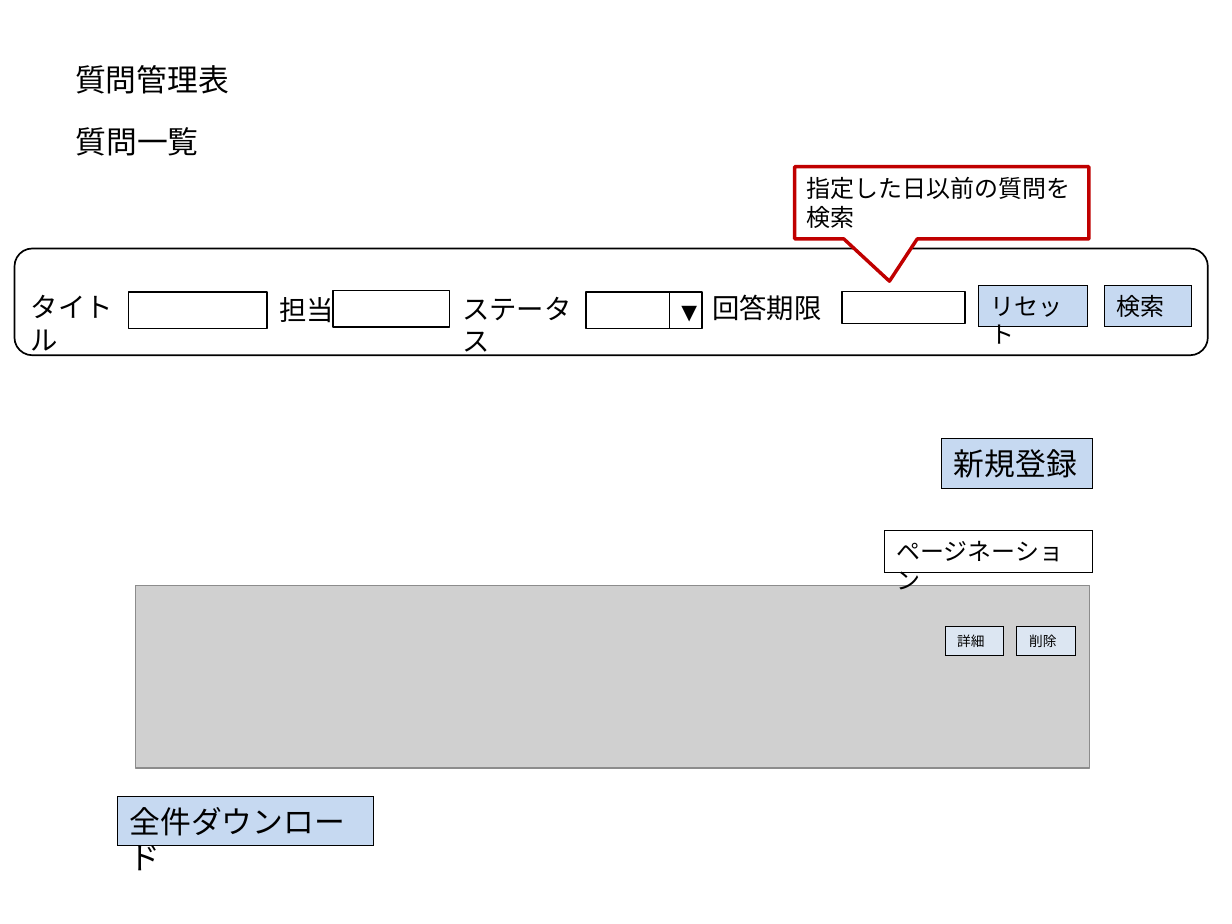
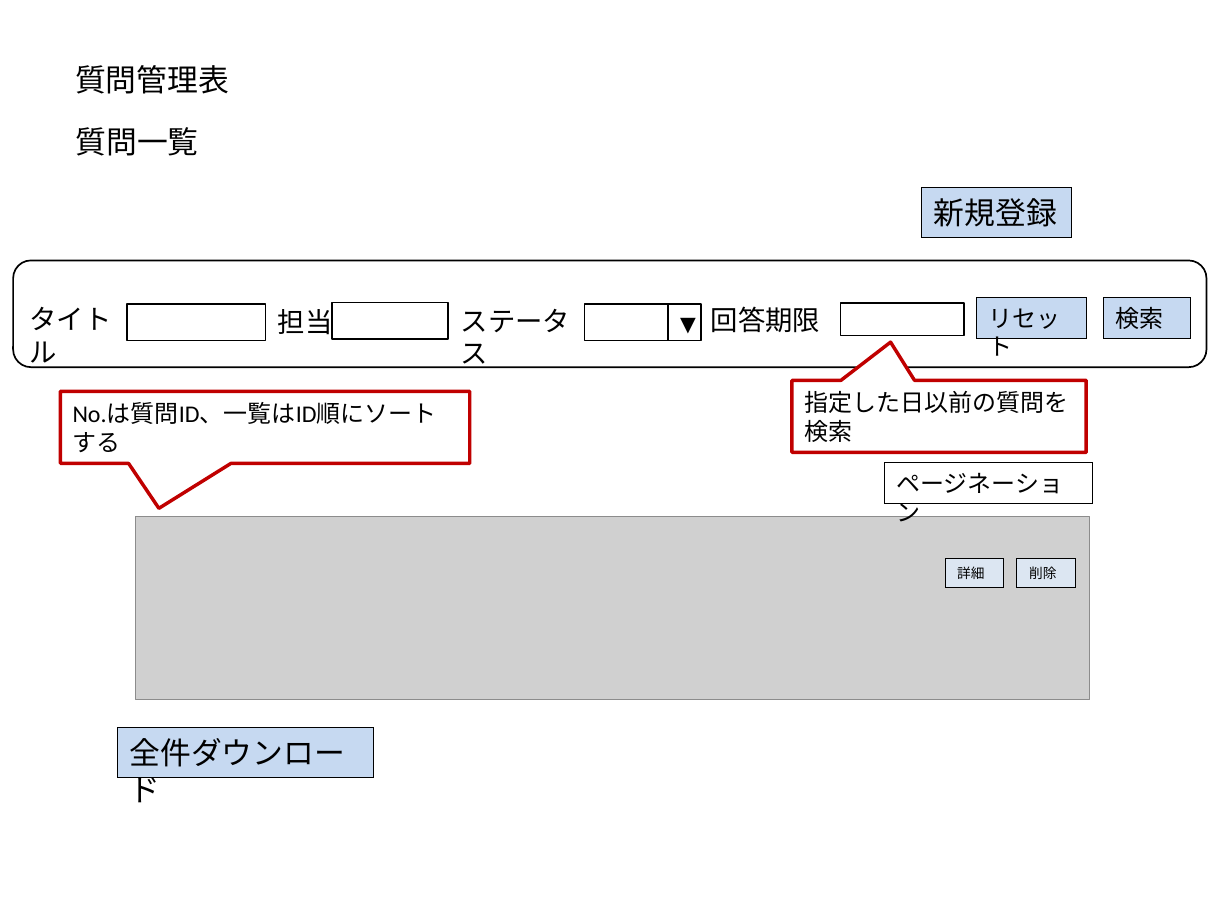
Before and after one commit to t-shimada/qa-docs, a slide deck: slide 1 of 画面一覧.pptx. Drawn at 1232x924 pixels with LibreOffice and Linux fonts; fonts in the diff are those of the drawing; grey boxes stand for pictures. Boxes give left, top, right and bottom in pixels: in the first picture for what was removed or moved away, otherwise in the second. Text is boxed around its words. In the diff, an @@ line names an element or a change of style, - is before the commit and + after.

Commit message:
画面一覧の修正

```diff
--- a/画面一覧.pptx
+++ b/画面一覧.pptx
@@ rectangle "新規登録": place and size @@
-rectangle "新規登録" at [941, 439, 1092, 488]
+rectangle "新規登録" at [922, 188, 1072, 238]
@@ text "タイトル": place and size @@
-text "タイトル" at [31, 295, 113, 356]
+text "タイトル" at [29, 307, 111, 368]
@@ rectangle: place and size @@
-rectangle at [334, 291, 450, 328]
+rectangle at [331, 302, 447, 339]
@@ 5 rectangles, 4 texts, 1 rounded rectangle, 1 line: place and size @@
-5 rectangles, 4 texts, 1 rounded rectangle, 1 line at [15, 249, 1209, 356]
+5 rectangles, 4 texts, 1 rounded rectangle, 1 line at [14, 260, 1207, 368]
@@ speech box "指定した日以前の質問を検索": place and size @@
-speech box "指定した日以前の質問を検索" at [795, 166, 1089, 239]
+speech box "指定した日以前の質問を検索" at [792, 381, 1087, 453]
@@ speech box "指定した日以前の質問を検索" at [792, 381, 1087, 453]: proportions changed @@
@@ speech box added at [60, 392, 469, 464], fill #FFFFFF, outline #C00000 2 pt, 14 pt, text #000000 @@
+No.は質問ID、一覧はID順にソートする
@@ 4 rectangles, 1 picture: place and size @@
-4 rectangles, 1 picture at [117, 531, 1093, 845]
+4 rectangles, 1 picture at [117, 462, 1093, 777]
```
Also in this commit, not shown: 3 other slides changed.
